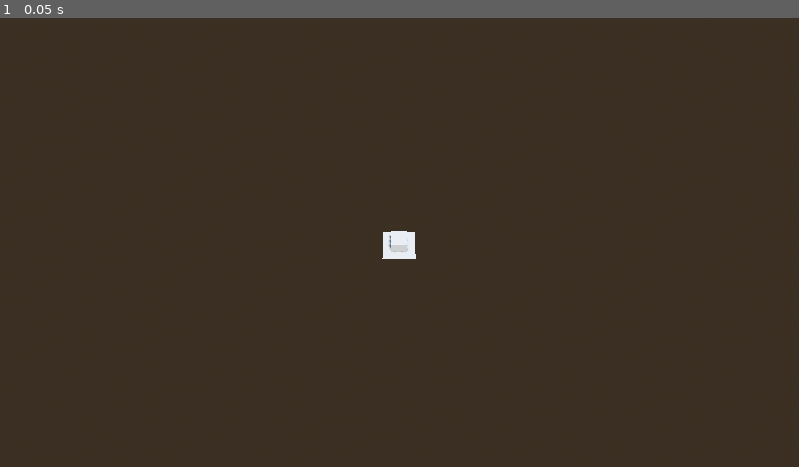
Above: before the commit, frame 1.
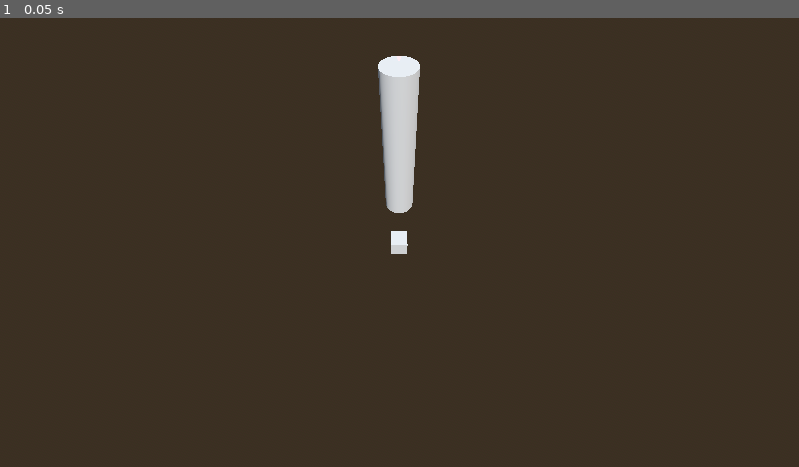
Above: after the commit, the same moment.

Repository: Yrthgze/Lighthouse
Game: Godot game, scene res://scenes/main_level.tscn
Same seed, same stepped clock (60 frames per second), same inputs: the game is played once before the commit and once after it.
Inputs:
- Up to frame 1 (0.05 s): no input

The runs differ from the first frame. In frame 1, 1.6% of the frame differs, in the area x 47-53%, y 8-54%.

Commit message:
[TheLighthouse]: Basic lighthouse and light rotating

Diff:
--- a/project.godot
+++ b/project.godot
@@ -27,3 +27,13 @@
 "events": [Object(InputEventKey,"resource_local_to_scene":false,"resource_name":"","device":-1,"window_id":0,"alt_pressed":false,"shift_pressed":false,"ctrl_pressed":false,"meta_pressed":false,"pressed":false,"keycode":0,"physical_keycode":69,"key_label":0,"unicode":101,"echo":false,"script":null)
 ]
 }
+rotate_lighthouse_left={
+"deadzone": 0.5,
+"events": [Object(InputEventKey,"resource_local_to_scene":false,"resource_name":"","device":-1,"window_id":0,"alt_pressed":false,"shift_pressed":false,"ctrl_pressed":false,"meta_pressed":false,"pressed":false,"keycode":0,"physical_keycode":65,"key_label":0,"unicode":97,"echo":false,"script":null)
+]
+}
+rotate_lighthouse_right={
+"deadzone": 0.5,
+"events": [Object(InputEventKey,"resource_local_to_scene":false,"resource_name":"","device":-1,"window_id":0,"alt_pressed":false,"shift_pressed":false,"ctrl_pressed":false,"meta_pressed":false,"pressed":false,"keycode":0,"physical_keycode":68,"key_label":0,"unicode":100,"echo":false,"script":null)
+]
+}
--- /dev/null
+++ b/scenes/lighthouse.tscn
@@ -0,0 +1,22 @@
+[gd_scene load_steps=3 format=3 uid="uid://ct2tm8hjgiah1"]
+
+[ext_resource type="Script" path="res://scripts/lighthouse.gd" id="1_1h30j"]
+
+[sub_resource type="CylinderMesh" id="CylinderMesh_7ierw"]
+
+[node name="Lighthouse" type="Node3D"]
+script = ExtResource("1_1h30j")
+
+[node name="MeshInstance3D" type="MeshInstance3D" parent="."]
+transform = Transform3D(2.061, 0, 0, 0, 5, 0, 0, 0, 2.089, 0, 2.87751, 0)
+mesh = SubResource("CylinderMesh_7ierw")
+
+[node name="Lightbulb" type="Node3D" parent="."]
+transform = Transform3D(1, 0, 0, 0, 1, 0, 0, 0, 1, 0, 8.67368, 0)
+
+[node name="SpotLight3D" type="SpotLight3D" parent="Lightbulb"]
+transform = Transform3D(1, 0, 0, 0, 1, 0, 0, 0, 1, 0, -0.727742, 0)
+light_color = Color(1, 0, 0, 1)
+light_energy = 16.0
+spot_range = 50.0
+spot_angle = 9.0
--- a/scenes/main_level.tscn
+++ b/scenes/main_level.tscn
@@ -2,6 +2,7 @@
 
 [ext_resource type="Script" path="res://scripts/camera/IsometricCamera.gd" id="1_tw4xm"]
 [ext_resource type="Script" path="res://scripts/Movable.gd" id="2_vpmt4"]
+[ext_resource type="PackedScene" uid="uid://ct2tm8hjgiah1" path="res://scenes/lighthouse.tscn" id="3_4w0dy"]
 
 [sub_resource type="ProceduralSkyMaterial" id="ProceduralSkyMaterial_l750r"]
 sky_top_color = Color(0.384314, 0.454902, 0.54902, 1)
@@ -19,14 +20,12 @@
 
 [sub_resource type="BoxMesh" id="BoxMesh_1c37x"]
 
-[sub_resource type="PlaneMesh" id="PlaneMesh_rjjtg"]
-
 [node name="MainLevel" type="Node3D"]
 
 [node name="Lightning" type="Node3D" parent="."]
 
 [node name="Sun" type="DirectionalLight3D" parent="Lightning"]
-transform = Transform3D(0.927184, -0.312739, 0.206214, 0, 0.550481, 0.834848, -0.374607, -0.774057, 0.510397, 15, 20, 15)
+transform = Transform3D(0.927184, -0.31274, 0.206214, 0, 0.550481, 0.834848, -0.374607, -0.774057, 0.510397, 15, 20, 15)
 light_color = Color(1, 0.984314, 0.956863, 1)
 shadow_enabled = true
 
@@ -41,12 +40,13 @@
 transform = Transform3D(1, 0, 0, 0, 1, 2.98023e-08, 0, -5.96046e-08, 1, 0.0257607, 0.0209341, -0.0362587)
 
 [node name="Movable" type="Node3D" parent="."]
+transform = Transform3D(1, 0, 0, 0, 1, 0, 0, 0, 1, 0, 0, 5.13032)
 script = ExtResource("2_vpmt4")
 
 [node name="Cube" type="MeshInstance3D" parent="Movable"]
 mesh = SubResource("BoxMesh_1c37x")
 skeleton = NodePath("../..")
 
-[node name="MeshInstance3D" type="MeshInstance3D" parent="."]
-transform = Transform3D(1, 0, 0, 0, 1, 0, 0, 0, 1, 0, -0.227015, 0)
-mesh = SubResource("PlaneMesh_rjjtg")
+[node name="Scene" type="Node3D" parent="."]
+
+[node name="Lighthouse" parent="Scene" instance=ExtResource("3_4w0dy")]
--- /dev/null
+++ b/scripts/lighthouse.gd
@@ -0,0 +1,16 @@
+extends Node3D
+
+
+@export var rotation_speed: float = 90.0 # Velocidad de rotación en grados por segundo
+
+func _process(delta: float) -> void:
+	var rotation_amount = 0.0
+
+	# Detectar entrada de las teclas
+	if Input.is_action_pressed("rotate_lighthouse_left"):
+		rotation_amount -= rotation_speed * delta
+	if Input.is_action_pressed("rotate_lighthouse_right"):
+		rotation_amount += rotation_speed * delta
+
+	# Aplicar la rotación al faro
+	$Lightbulb/SpotLight3D.rotate_y(rotation_amount * deg_to_rad(1))
